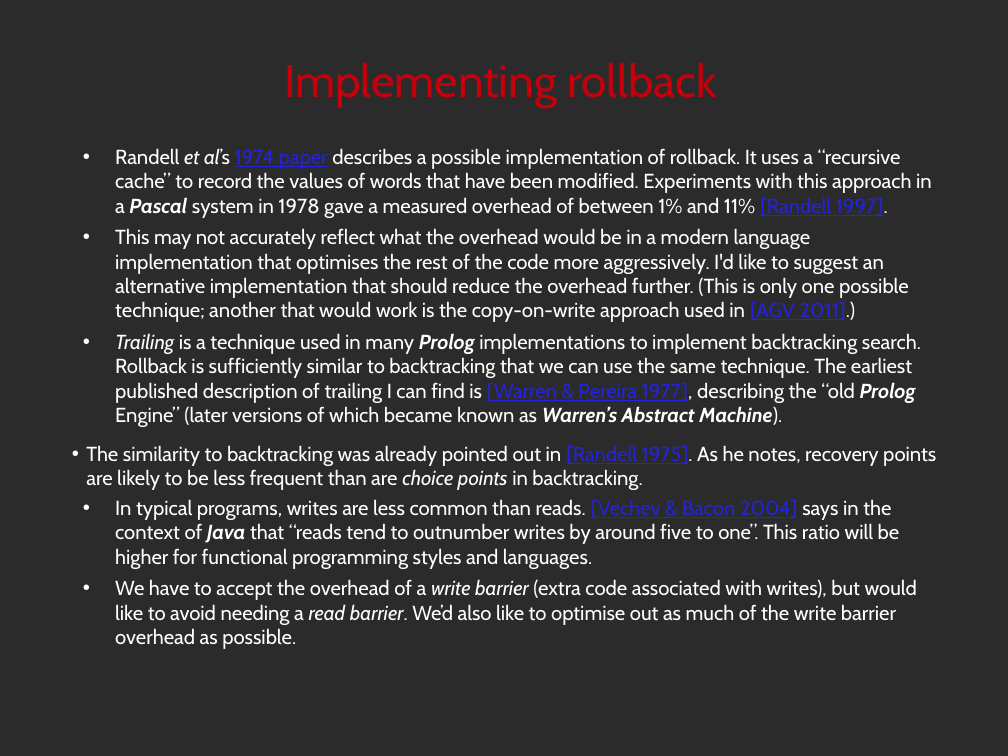
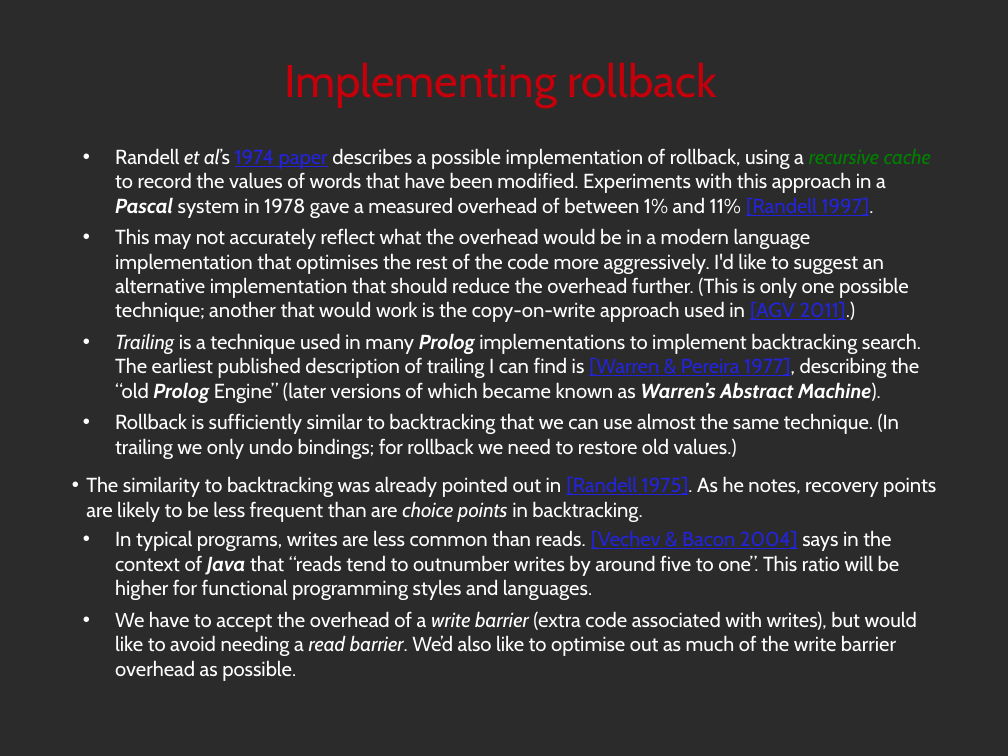
Before and after one commit to noether-lang/noether, a slide deck: slide 21 of doc/presentations/StrangeLoop2014/handling.odp (slide 26 before the commit). Drawn at 1008x756 pixels with LibreOffice and Linux fonts; fonts in the diff are those of the drawing; background and template pictures are left out; a plain dark background stands for a picture behind light text. Boxes give left, top, right and bottom in pixels: in the first picture for what was removed or moved away, otherwise in the second. Text is boxed around its words. In the diff, an @@ line names an element or a change of style, - is before the commit and + after.

```diff
--- a/doc/presentations/StrangeLoop2014/handling.odp
+++ b/doc/presentations/StrangeLoop2014/handling.odp
@@ text at [115, 148, 886, 218]: text changed @@
-• Randell et al’s 1974 paper describes a possible implementation of rollback. It uses a “recursive cache” to record the values of words that have been modified. Experiments with this approach in a Pascal system in 1978 gave a measured overhead of between 1% and 11% [Randell 1997].
+• Randell et al’s 1974 paper describes a possible implementation of rollback, using a recursive cache to record the values of words that have been modified. Experiments with this approach in a Pascal system in 1978 gave a measured overhead of between 1% and 11% [Randell 1997].
@@ text at [115, 333, 921, 459]: text changed @@
-• Trailing is a technique used in many Prolog implementations to implement backtracking search. Rollback is sufficiently similar to backtracking that we can use the same technique. The earliest published description of trailing I can find is [Warren & Pereira 1977], describing the “old Prolog Engine” (later versions of which became known as Warren’s Abstract Machine).
+• Trailing is a technique used in many Prolog implementations to implement backtracking search. The earliest published description of trailing I can find is [Warren & Pereira 1977], describing the “old Prolog Engine” (later versions of which became known as Warren’s Abstract Machine).
+• Rollback is sufficiently similar to backtracking that we can use almost the same technique. (In trailing we only undo bindings; for rollback we need to restore old values.)
```
Also in this commit, not shown: 25 other slides changed, 1 slide added, 6 slides removed, 3 other files.
